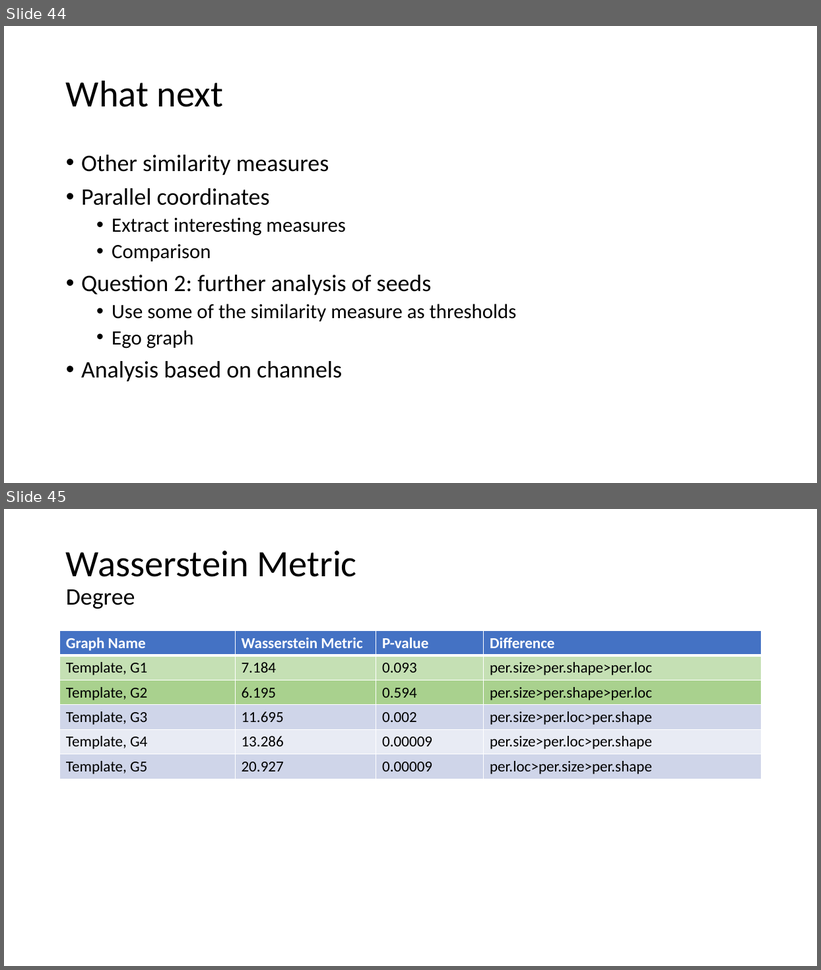
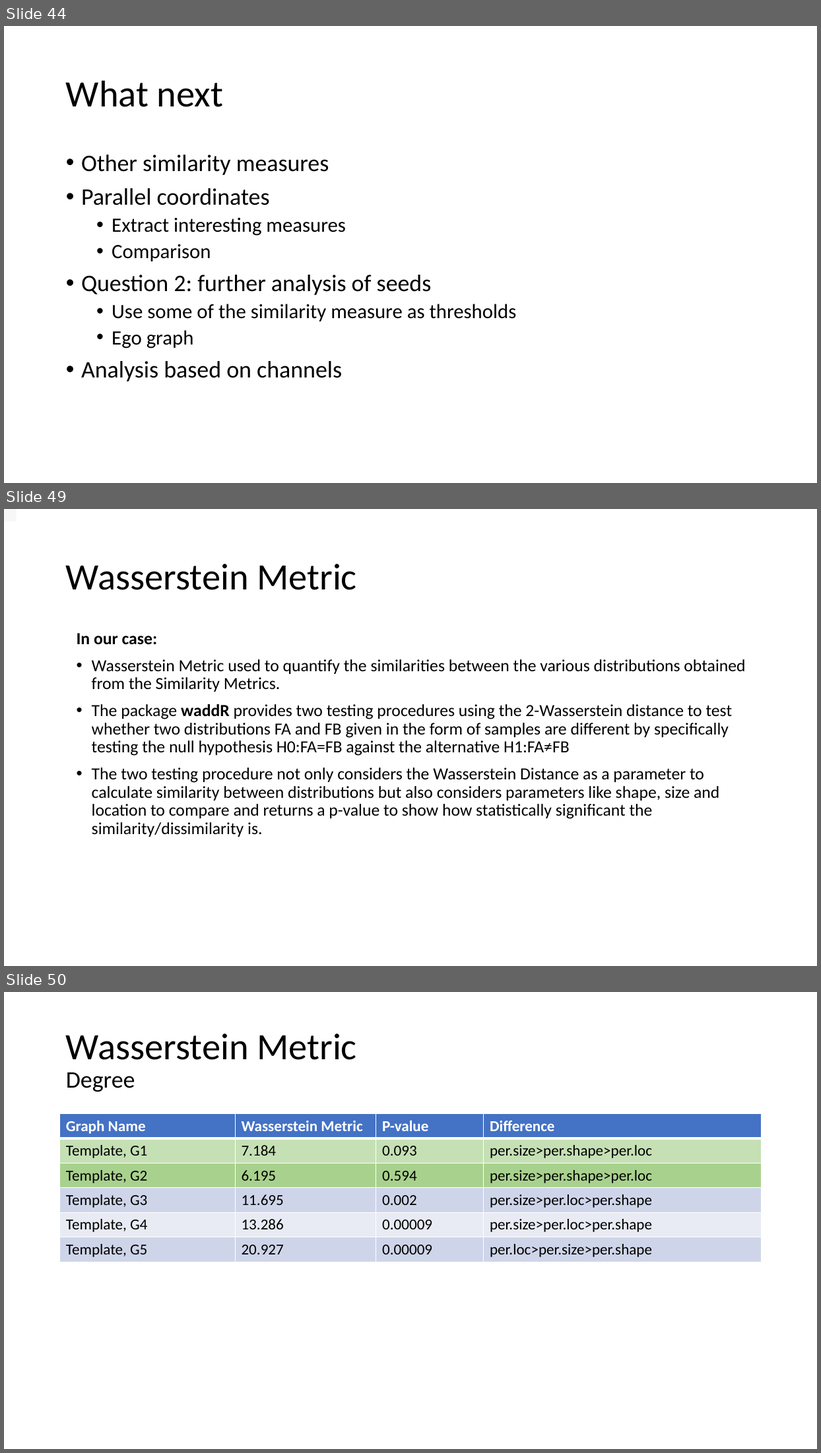
Before and after one commit to AtrayeeNeog/Visualization_2019-20, a slide deck: Documentation/Presentation/Project_Presentation_v3.pptx. Shown one above the other, each under a label of ours: slides 44 and 45 before the commit, slides 44, 49 and 50 after it; the slides between them are not shown. The pictures are 821x970 and 821x1453 pixels, drawn with LibreOffice and Linux fonts; fonts in the diff are those of the drawing. Boxes give left, top, right and bottom in pixels: in the first picture for what was removed or moved away, otherwise in the second. Text is boxed around its words. In the diff, an @@ line names an element or a change of style, - is before the commit and + after.

```diff
--- a/Documentation/Presentation/Project_Presentation_v3.pptx
+++ b/Documentation/Presentation/Project_Presentation_v3.pptx
@@ slide 49 added at (4, 509, 817, 966), background #FFFFFF @@
@@ rectangle added at (4, 509, 16, 521), fill #F7F7F7 @@
@@ title added at (66, 564, 356, 590), 44 pt, text #000000 @@
+Wasserstein Metric
@@ text added at (77, 633, 745, 837), 20 pt, text #000000 @@
+In our case:
+• Wasserstein Metric used to quantify the similarities between the various distributions obtained from the Similarity Metrics.
+• The package waddR provides two testing procedures using the 2-Wasserstein distance to test whether two distributions FA and FB given in the form of samples are different by specifically testing the null hypothesis H0:FA=FB against the alternative H1:FA≠FB
+• The two testing procedure not only considers the Wasserstein Distance as a parameter to calculate similarity between distributions but also considers parameters like shape, size and location to compare and returns a p-value to show how statistically significant the similarity/dissimilarity is.
@@ what was slide 45 is now slide 50 @@
```
Also in this commit, not shown: 6 other slides added, 42 slides removed, 2 other files.
